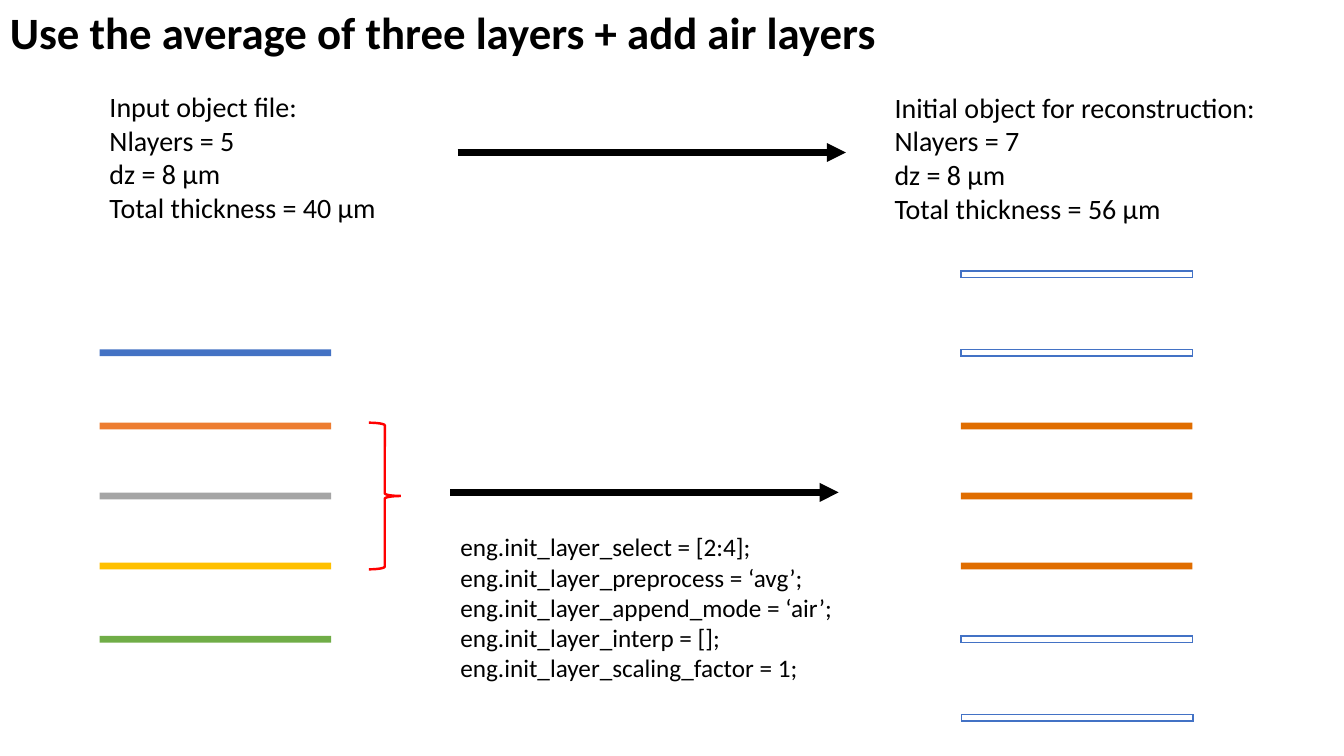
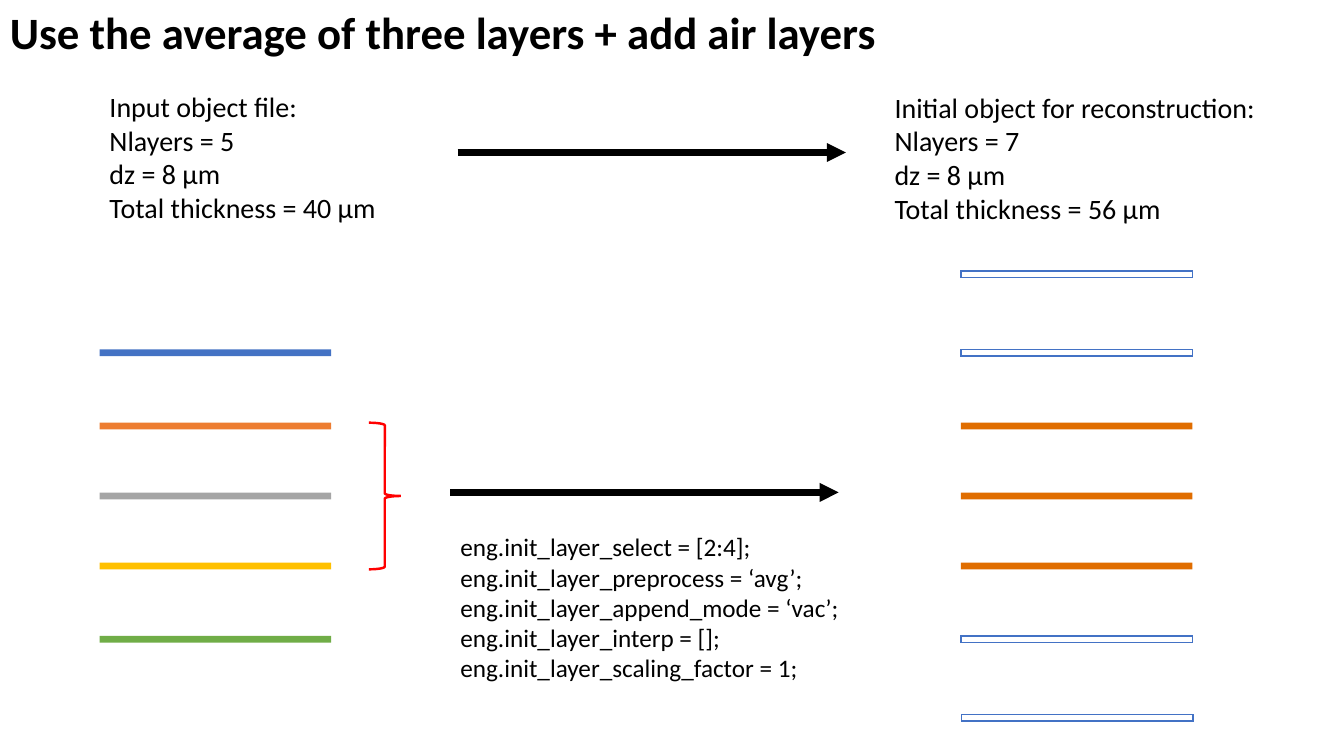
Before and after one commit to yijiang1/fold_slice, a slide deck: slide 8 of ptycho/notes/GPU_MS_obj_init_example.pptx. Drawn at 1344x756 pixels with LibreOffice and Linux fonts; fonts in the diff are those of the drawing. Boxes give left, top, right and bottom in pixels: in the first picture for what was removed or moved away, otherwise in the second. Text is boxed around its words. In the diff, an @@ line names an element or a change of style, - is before the commit and + after.

```diff
--- a/ptycho/notes/GPU_MS_obj_init_example.pptx
+++ b/ptycho/notes/GPU_MS_obj_init_example.pptx
@@ text at (460,599,838,622): text changed @@
-eng.init_layer_append_mode = ‘air’;
+eng.init_layer_append_mode = ‘vac’;
```
Also in this commit, not shown: 4 other slides changed, 1 slide added.
